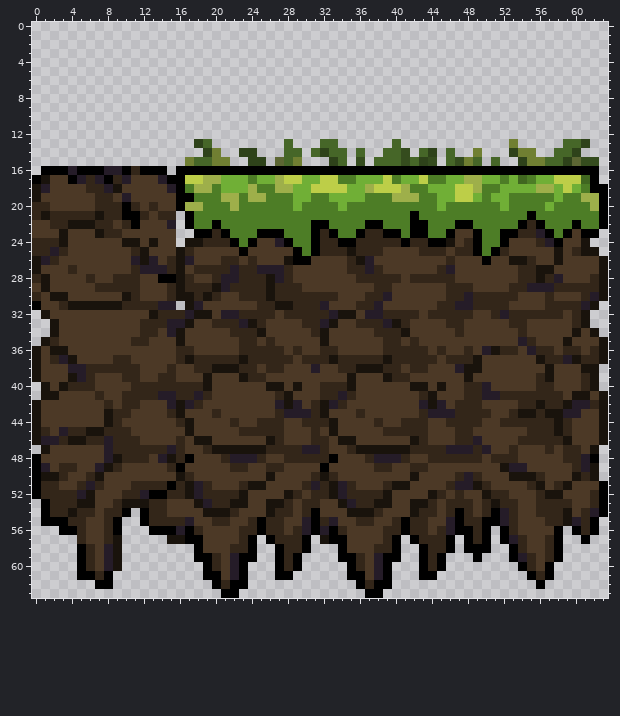
One commit to this pixel-art sprite: treeoflife/sprites/sDirt/513f2170-efdd-4bdf-87f0-be2d821a70a4.png. The picture above was drawn from the file before the commit.
The file is 64x64 pixels.
The same view after the edit:
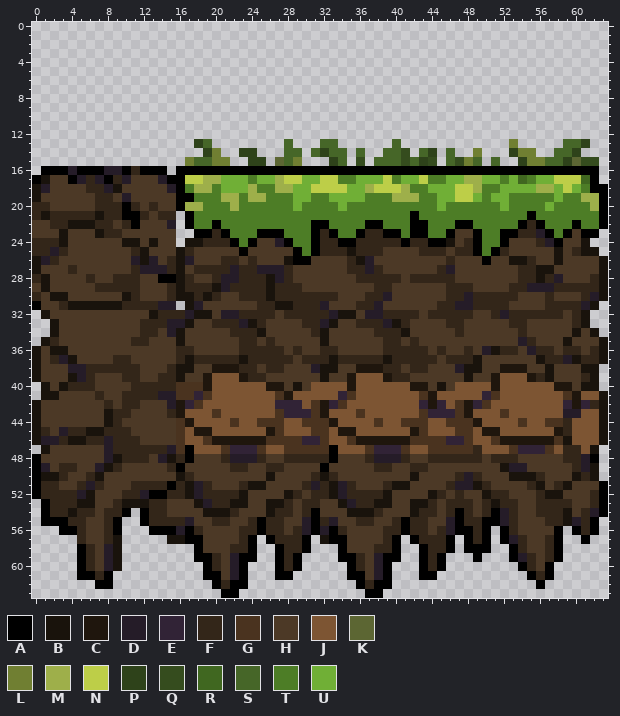
Palette (. is transparent): A #000000  B #19130c  C #1f160d  D #251c28  E #312336  F #332619  G #4a331f  H #4c3926  J #7d5533  K #5c6633  L #707f32  M #9eaf4a  N #bdce48  P #2e421a  Q #354c1e  R #406720  S #466628  T #4d7d26  U #70af36
Diff:
y 38: x 16..22 HHFFBBB -> BBHHCCC; x 32..38 HHFFBBB -> BBHHCCC; x 52..54 HHH -> CCC
y 39: x 16 H -> B; x 19..23 BHHHB -> CJJJC; x 32 H -> B; x 35..39 BHHHB -> CJJJC; x 51..55 HHHHH -> CJJJC
y 40: x 16..27 FFFBHHHHHHBB -> GGGCJJJJJJCC; x 31..43 HFFFBHHHHHHBB -> JJJJCJJJJJJCC; x 47..59 HFFDHHHHHFFHH -> JJJJCJJJJJJCC; x 61 F -> B
y 41: x 16..62 FFDFHHHHHHHFBHHHFFDFHHHHHHHFBHHHFFDDFFFFFFFHBBH -> GGEGJJJJJJJGCJJJJJEGJJJJJJJGCJJJJJEGJJJJJJJGCJJ
y 42: x 16..61 BDFHHHHHHHHDBDHFBDFHHHHHHHHDBDHFFFHHHHFFBFFBDD -> CEGJJJJJJJJEEEJGCEGJJJJJJJJECEJGCEGJJJJJJJJECE
y 43: x 16..58 BHHHFHHHHHHFDDDFBHHHFHHHHHHFDDDFFFFHHFBBFBB -> CJJJGJJJJJJGEEEGCJJJGJJJJJJGEEEGCJJJGJJJJJJ; x 61..62 HH -> JJ
y 44: x 16..58 FBHHHHFHHFFFHHFFFBHHHHFHHFFFHHFFFFHHFFFFFFB -> GCJJJJGJJGGGJJGGGCJJJJGJJGGGJJGGGCJJJJGJJGG; x 60..62 HHH -> JJJ
y 45: x 16..58 HBHHHHHFFFFFHHHFHBHHHHHFFFFFHHHFFHHHHHHFFFB -> GJCCJJJJJJCGJJJGGJCCJJJJJJCGJJJGGJCCJJJJJJC; x 60..62 HHH -> JJJ
y 46: x 16..58 FHBBHHHHHHBFHHHFFHBBHHHHHHBFHHHFFDHHHHFFFFF -> GJJGCCCCCCGGGGEEGJJGCCCCCCGGGGEEGJJGCCCCCCG; x 60..62 HHH -> JJJ
y 47: x 16..48 FHHFBBBBBBFFFFDDFHHFBBBBBBFFFFDDD -> GAJJJGEEEGJJGGGGGAJJJGEEEGJJGGGGG; x 50..58 DHHFHHHFH -> JJJGEEEGJ; x 61 H -> J
Changed places in both pictures, as pixel boxes (x1, y1, x2, y2):
changed: (176, 364, 599, 454)
